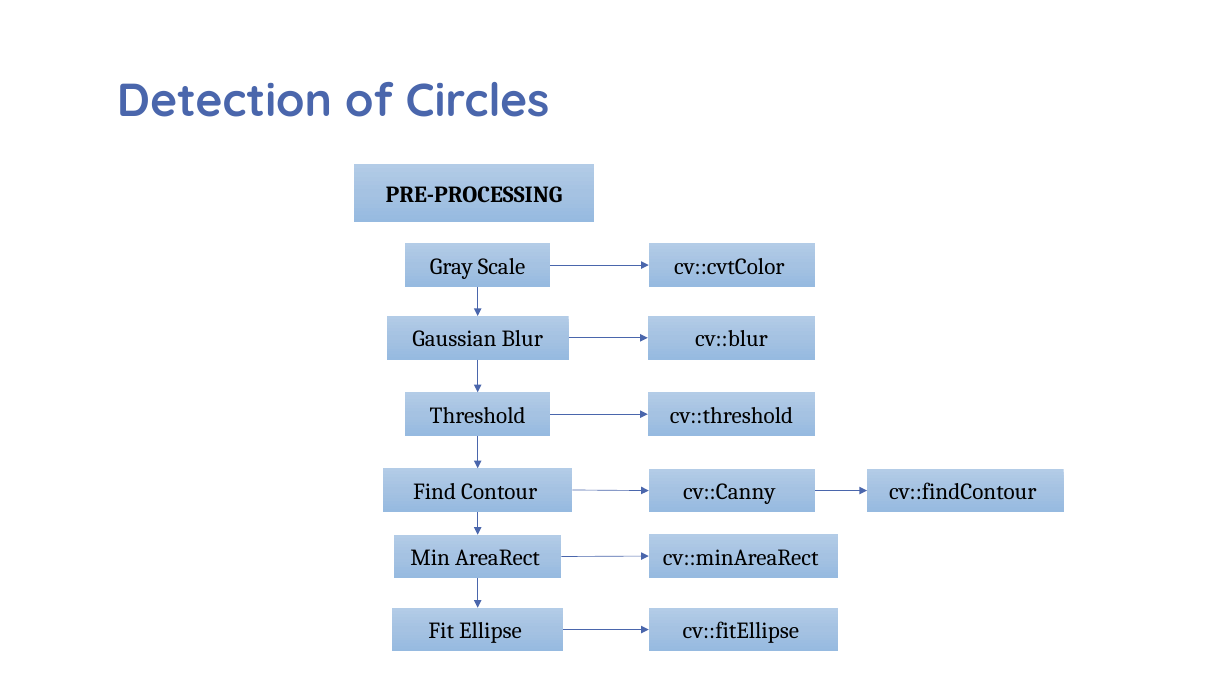
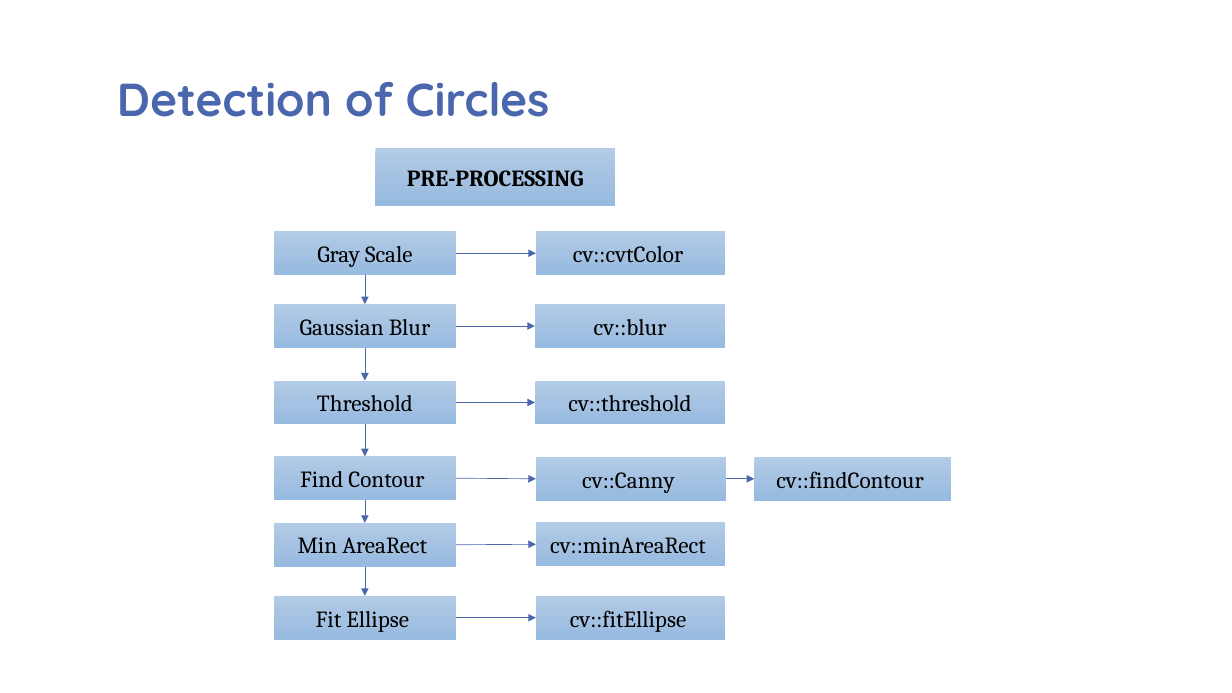
Before and after one commit to CameraCalibration/Report, a slide deck: slide 6 of PatternRecognition/PatternRecognition.pptx. Drawn at 1232x693 pixels with LibreOffice and Linux fonts; fonts in the diff are those of the drawing; background and template pictures are left out. Boxes give left, top, right and bottom in pixels: in the first picture for what was removed or moved away, otherwise in the second. Text is boxed around its words. In the diff, an @@ line names an element or a change of style, - is before the commit and + after.

```diff
--- a/PatternRecognition/PatternRecognition.pptx
+++ b/PatternRecognition/PatternRecognition.pptx
@@ rectangle "PRE-PROCESSING": place and size @@
-rectangle "PRE-PROCESSING" at [354,165,594,223]
+rectangle "PRE-PROCESSING" at [375,148,616,206]
@@ rectangle "Gray Scale": place and size @@
-rectangle "Gray Scale" at [405,243,550,287]
+rectangle "Gray Scale" at [274,231,456,274]
@@ rectangle "cv::cvtColor": place and size @@
-rectangle "cv::cvtColor" at [649,243,815,287]
+rectangle "cv::cvtColor" at [536,231,726,274]
@@ arrow moved from (551, 265) - (649, 265) to (456, 253) - (536, 253) @@
@@ rectangle "Gaussian Blur": place and size @@
-rectangle "Gaussian Blur" at [386,316,568,360]
+rectangle "Gaussian Blur" at [274,304,456,348]
@@ arrow moved from (568, 338) - (648, 338) to (456, 326) - (535, 326) @@
@@ rectangle "cv::blur": place and size @@
-rectangle "cv::blur" at [648,316,815,360]
+rectangle "cv::blur" at [535,304,726,348]
@@ rectangle "Threshold": place and size @@
-rectangle "Threshold" at [405,393,550,436]
+rectangle "Threshold" at [274,381,456,424]
@@ rectangle "cv::threshold": place and size @@
-rectangle "cv::threshold" at [648,393,815,436]
+rectangle "cv::threshold" at [535,381,726,424]
@@ arrow moved from (551, 414) - (648, 414) to (456, 403) - (535, 403) @@
@@ rectangle "Find Contour": place and size @@
-rectangle "Find Contour" at [383,469,572,512]
+rectangle "Find Contour" at [274,457,456,500]
@@ 6 arrows, 3 rectangles: place and size @@
-6 arrows, 3 rectangles at [478,287,1064,652]
+6 arrows, 3 rectangles at [365,275,951,640]
@@ rectangle "cv::Canny": place and size @@
-rectangle "cv::Canny" at [649,469,815,512]
+rectangle "cv::Canny" at [536,457,726,501]
@@ arrow moved from (815, 491) - (867, 491) to (726, 479) - (754, 479) @@
@@ rectangle "Min AreaRect": place and size @@
-rectangle "Min AreaRect" at [394,535,561,579]
+rectangle "Min AreaRect" at [274,523,456,567]
@@ arrow moved from (561, 556) - (649, 556) to (456, 545) - (536, 544) @@
@@ rectangle "Fit Ellipse": place and size @@
-rectangle "Fit Ellipse" at [392,608,563,652]
+rectangle "Fit Ellipse" at [274,596,456,640]
@@ arrow moved from (563, 629) - (649, 629) to (456, 618) - (536, 618) @@
```
Also in this commit, not shown: 1 other slide changed, 2 other files.
